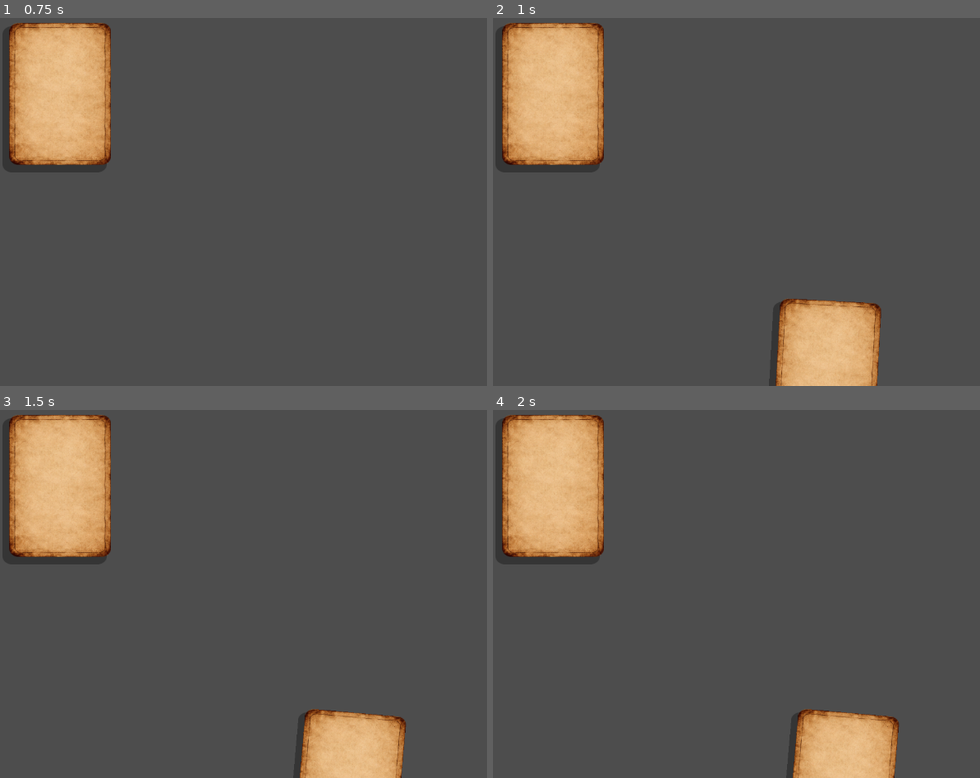
Above: before the commit, frames 1-4 (two rows, left to right).
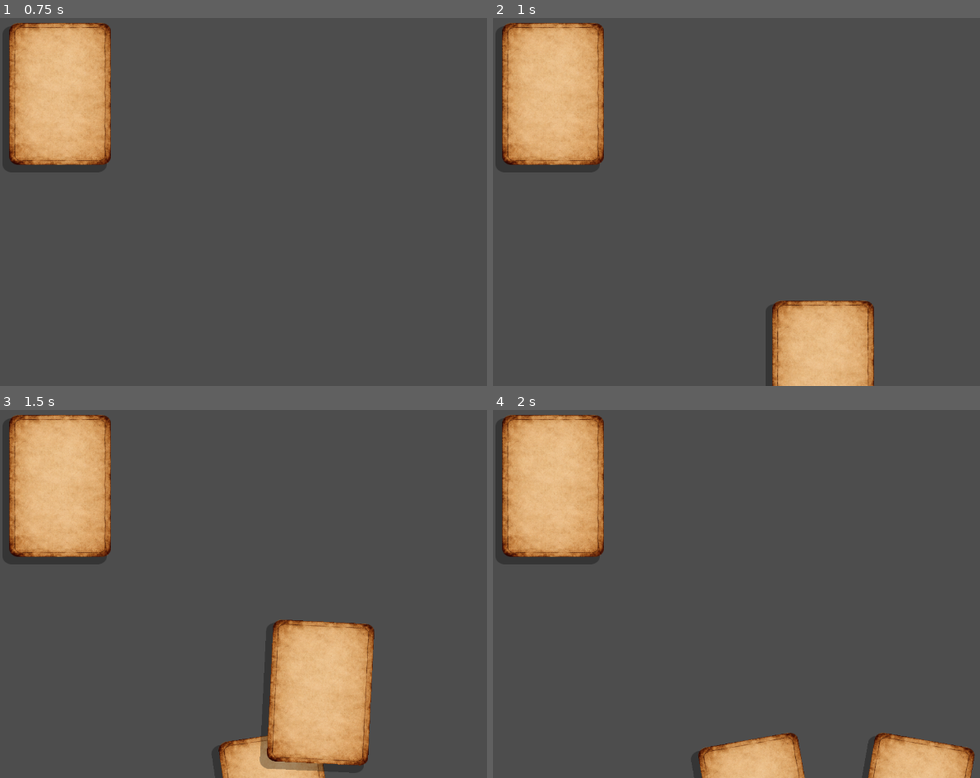
Above: after the commit, the same moments.

Repository: FooFootheGoon/balatro-style-cards
Game: Godot game, scene res://scenes/table.tscn
The game is run twice, just before and just after one commit, with the same random seed, the same clock (stepped at 60 frames per second) and the same inputs. The project has no main scene, so this scene is started directly.
Inputs (mouse positions are in pixels of both pictures, inside the frame that each line leads up to):
- Up to frame 1 (0.75 s): tap Enter at 0.5 s; move the mouse to (472, 183) at 0.52 s; hold ] (Discard) from 0.53 s (still down)
- Up to frame 2 (1 s): keep holding ] (Discard); tap [ (Draw) at 0.8 s
- Up to frame 3 (1.5 s): move the mouse to (194, 612) at 1.27 s; release ] (Discard) at 1.28 s; tap [ (Draw) at 1.35 s
- Up to frame 4 (2 s): click (687, 612) at 1.55 s

Frame 1 is identical in both runs. In frame 2, 1.3% of the frame differs, in the area x 57-80%, y 76-100%; in frame 3, 10%, in the area x 44-84%, y 56-100%; in frame 4, 7.0%.

Commit message:
Fixed the last push. Added basic card drawing from deck with a tween.

Diff:
--- a/scripts/hand.gd
+++ b/scripts/hand.gd
@@ -36,18 +36,29 @@
 		final_sep = (hand_w - (card_w * count)) / float(count - 1)
 		combined_w = hand_w
 	var offset_x: float = (hand_w - combined_w) * 0.5
-	var t: float = 0.5
+	var t01: float = 0.5
 	if count > 1:
-		t = float(index) / float(count - 1)
+		t01 = float(index) / float(count - 1)
 	var y_p: float = 0.0
 	if y_curve != null:
-		y_p = y_curve.sample(t)
-	var r_p: float = 0.0
-	if rot_curve != null:
-		r_p = rot_curve.sample(t)
+		y_p = y_curve.sample(t01)
 	var x: float = offset_x + (float(index) * (card_w + final_sep))
 	var y: float = y_min_px - (y_max_px * y_p)
-	var rot_deg: float = max_rot_deg * r_p
+	var t_signed: float = 0.0
+	if count > 1:
+		t_signed = (t01 * 2.0) - 1.0
+	var s: float = 0.0
+	if t_signed < 0.0:
+		s = -1.0
+	elif t_signed > 0.0:
+		s = 1.0
+	var t_abs: float = t_signed
+	if t_abs < 0.0:
+		t_abs = -t_abs
+	var r_mag: float = 0.0
+	if rot_curve != null:
+		r_mag = rot_curve.sample(t_abs)
+	var rot_deg: float = s * max_rot_deg * r_mag
 	return {"pos": Vector2(x, y), "rot_deg": rot_deg, "sep": final_sep}
 
 func layout_cards_animated(duration: float = 0.22, skip: Control = null) -> Tween:
@@ -56,6 +67,21 @@
 	if count == 0:
 		return null
 	var dragged := MouseBrain.node_being_dragged
+	var has_targets: bool = false
+	for i in range(count):
+		var c := cards[i] as Control
+		if c == null:
+			continue
+		if c == dragged:
+			continue
+		if skip != null and c == skip:
+			continue
+		has_targets = true
+		break
+	if not has_targets:
+		print("[HAND_FIX] layout_cards_animated: no targets, count=", count)
+		return null
+
 	var tw := create_tween()
 	tw.set_ease(Tween.EASE_OUT)
 	tw.set_trans(Tween.TRANS_QUAD)
@@ -70,7 +96,7 @@
 		var layout := get_layout_for_index(i, count)
 		tw.parallel().tween_property(c, "position", layout["pos"], duration)
 		tw.parallel().tween_property(c, "rotation_degrees", layout["rot_deg"], duration)
-	print("[HAND] tween_layout count=", count, " sep=", get_layout_for_index(0, count)["sep"], " dur=", duration)
+	print("[HAND_FIX] tween_layout targets_ok count=", count, " dur=", duration)
 	return tw
 
 func update_cards() -> void:
@@ -96,4 +122,4 @@
 		var layout := get_layout_for_index(i, count)
 		c.position = layout["pos"]
 		c.rotation_degrees = layout["rot_deg"]
-		print("[HAND] updated count=", count, " sep=", get_layout_for_index(0, count)["sep"])
+	print("[HAND] updated count=", count, " sep=", get_layout_for_index(0, count)["sep"])
--- a/scripts/table.gd
+++ b/scripts/table.gd
@@ -40,19 +40,20 @@
 
 func deal_one() -> void:
 	if _is_dealing:
-		print("[DECK] draw blocked: dealing")
+		print("[DECK_FIX] draw blocked: dealing")
 		return
 	if deck.is_empty():
-		print("[DECK] empty")
+		print("[DECK_FIX] empty")
 		return
 	if hand == null or deck_visual == null or card_scene == null:
-		print("[DECK] missing refs hand/deck_visual/card_scene")
+		print("[DECK_FIX] missing refs hand/deck_visual/card_scene")
 		return
 	_is_dealing = true
+	print("[DECK_FIX] draw_start deck_left_before=", deck.size(), " hand_before=", hand.get_child_count())
 	var id: int = int(deck.pop_back())
 	var c := card_scene.instantiate() as Control
 	if c == null:
-		print("[DECK] instantiate failed")
+		print("[DECK_FIX] instantiate failed")
 		_is_dealing = false
 		return
 	if c.has_method("set_dealing"):
@@ -66,9 +67,8 @@
 	var layout: Dictionary = hand.call("get_layout_for_index", index, count)
 	var end_pos: Vector2 = layout.get("pos", Vector2.ZERO)
 	var end_rot: float = float(layout.get("rot_deg", 0.0))
-	var shift_tw_var = hand.call("layout_cards_animated", 0.22, c)
-	var shift_tw: Tween = shift_tw_var as Tween
-	var fly_tw := create_tween()
+	hand.call("layout_cards_animated", 0.22, c)
+	var fly_tw: Tween = c.create_tween()
 	fly_tw.set_ease(Tween.EASE_OUT)
 	fly_tw.set_trans(Tween.TRANS_QUAD)
 	var start_pos: Vector2 = c.position
@@ -76,26 +76,26 @@
 	fly_tw.tween_property(c, "position", mid_pos, 0.10)
 	fly_tw.tween_property(c, "position", end_pos, 0.12)
 	fly_tw.parallel().tween_property(c, "rotation_degrees", end_rot, 0.22)
-	print("[DECK] deal id=", id, " deck_left=", deck.size(), " hand_count=", count)
-	var pending := {"n": 1}
-	if shift_tw != null:
-		pending["n"] = 2
-	var finish := func() -> void:
-		pending["n"] = int(pending["n"]) - 1
-		if int(pending["n"]) > 0:
-			return
-		if is_instance_valid(c) and c.has_method("set_dealing"):
+	print("[DECK_FIX] deal id=", id, " deck_left_after=", deck.size(), " hand_now=", count)
+	var t0: int = Time.get_ticks_msec()
+	while is_instance_valid(fly_tw) and fly_tw.is_running() and (Time.get_ticks_msec() - t0) < 1200:
+		await get_tree().process_frame
+	if is_instance_valid(fly_tw) and fly_tw.is_running():
+		print("[DECK_FIX] fly tween timeout, snapping")
+		fly_tw.kill()
+	if is_instance_valid(c):
+		c.position = end_pos
+		c.rotation_degrees = end_rot
+		if c.has_method("set_dealing"):
 			c.set_dealing(false)
-		_is_dealing = false
-		hand.call("update_cards")
-		print("[DECK] deal_done hand_count=", hand.get_child_count())
-	if shift_tw != null:
-		shift_tw.finished.connect(finish)
-	else:
-		finish.call()
-	fly_tw.finished.connect(finish)
+	_is_dealing = false
+	hand.call("update_cards")
+	print("[DECK_FIX] draw_done hand_now=", hand.get_child_count())
 
 func discard_one() -> void:
+	if _is_dealing:
+		print("[DECK] discard blocked: dealing")
+		return
 	if hand == null:
 		return
 	var count: int = hand.get_child_count()
@@ -112,3 +112,9 @@
 	last.queue_free()
 	hand.call("layout_cards_animated", 0.18, null)
 	print("[DECK] discard id=", id, " discard_count=", discard.size(), " hand_count=", hand.get_child_count())
+
+func _settle_hand_after_deal() -> void:
+	await get_tree().create_timer(0.26).timeout
+	if hand != null and not _is_dealing:
+		hand.call("update_cards")
+		print("[DECK_FIX] settle_hand")
